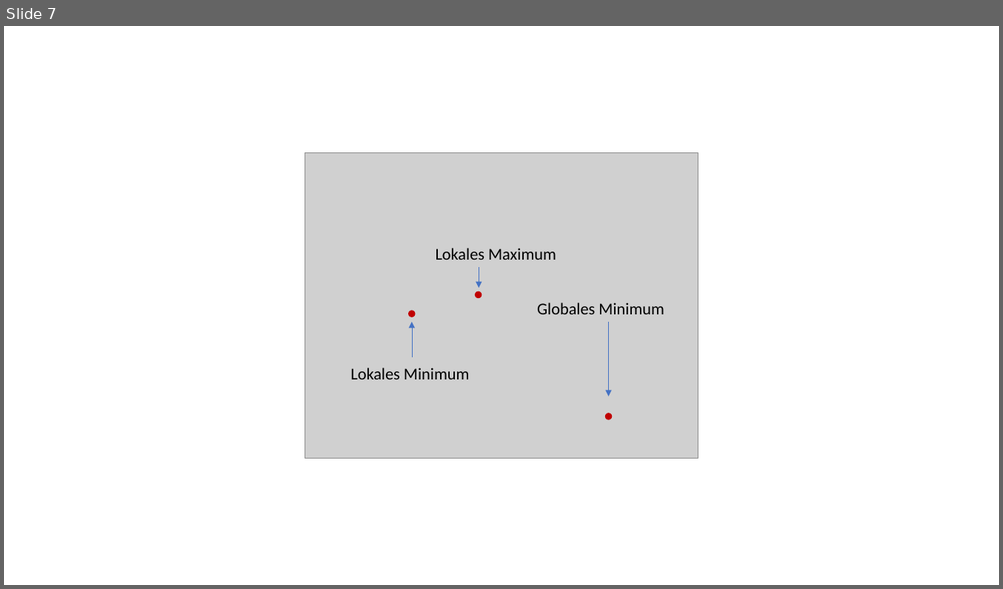
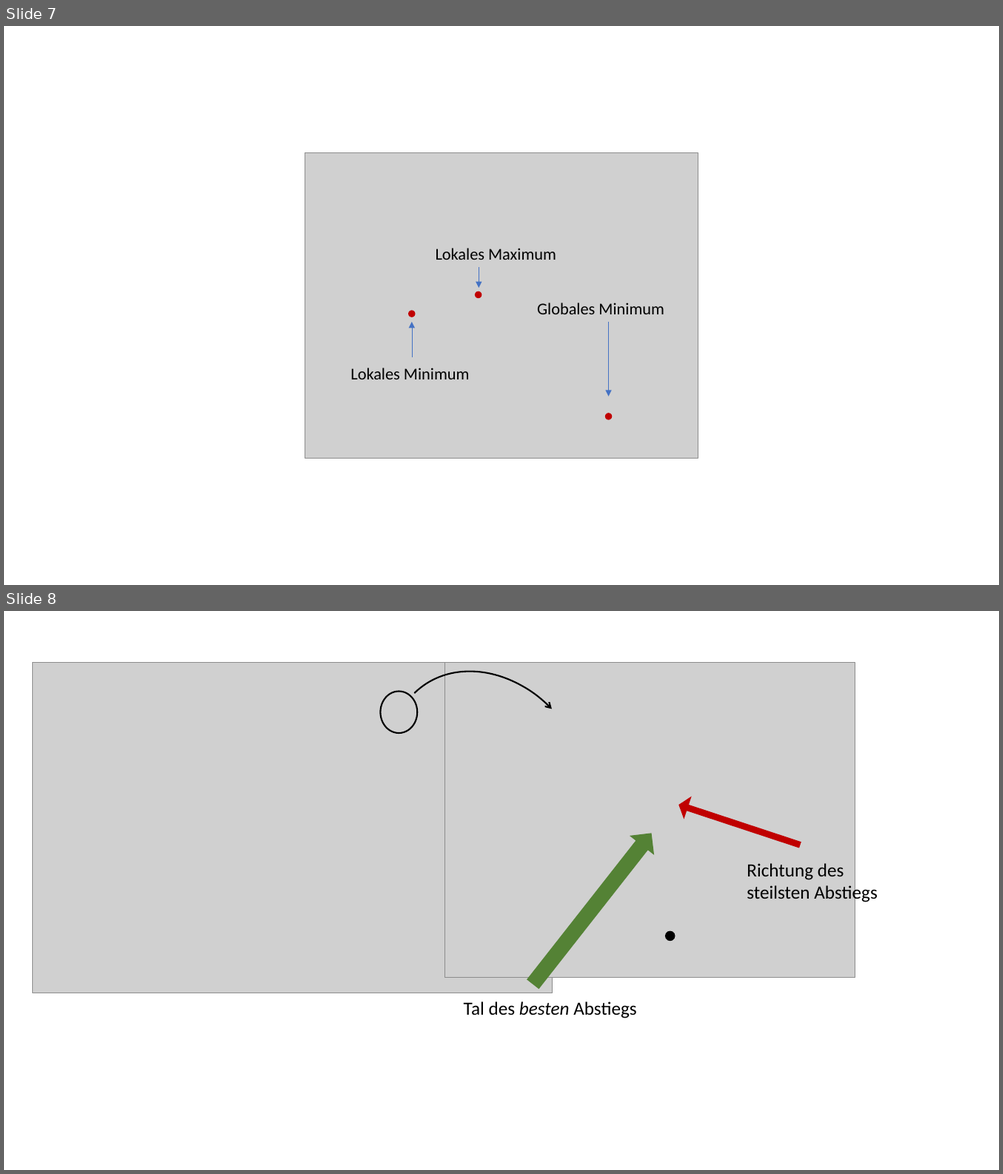
Before and after one commit to djanka2/oms-skript, a slide deck: sketches.pptx. Shown one above the other, each under a label of ours: slide 7 before the commit, slides 7 and 8 after it. The pictures are 1003x589 and 1003x1174 pixels, drawn with LibreOffice and Linux fonts; fonts in the diff are those of the drawing; grey boxes stand for pictures. Boxes give left, top, right and bottom in pixels: in the first picture for what was removed or moved away, otherwise in the second. Text is boxed around its words. In the diff, an @@ line names an element or a change of style, - is before the commit and + after.

```diff
--- a/sketches.pptx
+++ b/sketches.pptx
@@ slide 8 added at (4, 611, 999, 1170), background #FFFFFF @@
@@ arc (boxed as its full ellipse) added at (349, 632, 632, 923), outline #000000 1.5 pt @@
@@ rectangle added at (32, 649, 886, 1031), fill #FFFFFF, outline #FFFFFF 1 pt @@
@@ picture added at (32, 663, 552, 993) @@
@@ picture added at (444, 663, 854, 978) @@
@@ ellipse added at (380, 692, 417, 733), outline #000000 1.5 pt @@
@@ right arrow added at (676, 795, 803, 855), fill #C00000, outline #C00000 1 pt @@
@@ right arrow added at (522, 825, 662, 993), fill #548235, outline #548235 1 pt @@
@@ text added at (746, 863, 877, 904), 18 pt, text #000000 @@
+Richtung des
+steilsten Abstiegs
@@ ellipse added at (666, 932, 674, 941), fill #000000, outline #000000 1 pt @@
@@ text added at (464, 1002, 637, 1019), 18 pt, text #000000 @@
+Tal des besten Abstiegs
```
Also in this commit, not shown: 8 other files.
